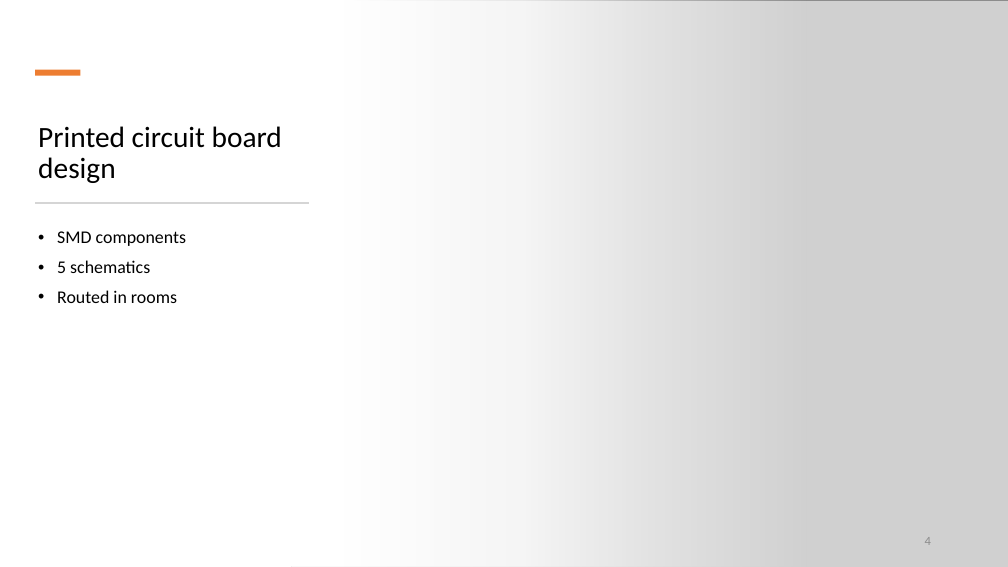
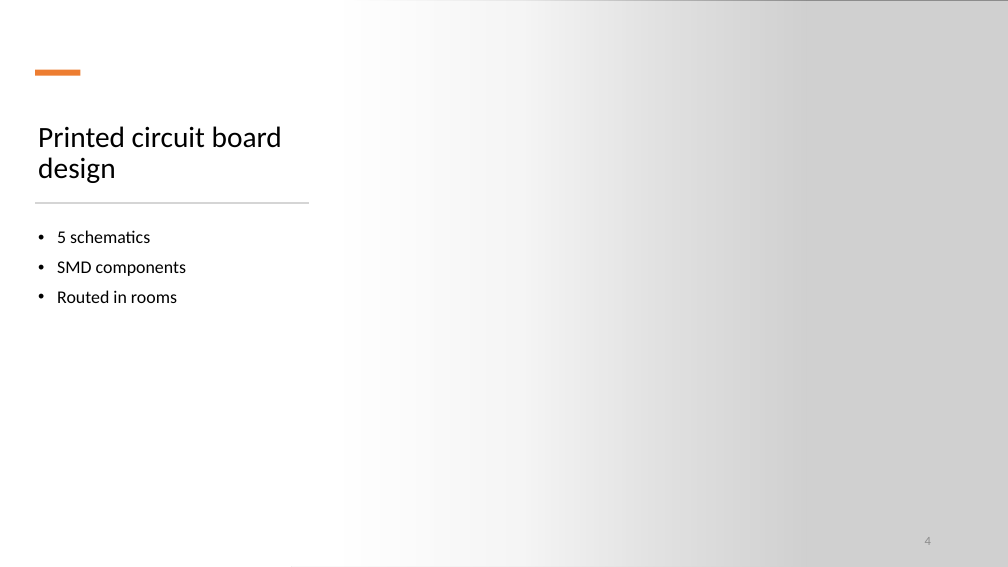
Before and after one commit to SeppeBudenaers/Soldeer_Station_Seppe_Budenaers, a slide deck: slide 4 of Media/Presentatie1.pptx. Drawn at 1008x567 pixels with LibreOffice and Linux fonts; fonts in the diff are those of the drawing; grey boxes stand for pictures. Boxes give left, top, right and bottom in pixels: in the first picture for what was removed or moved away, otherwise in the second. Text is boxed around its words. In the diff, an @@ line names an element or a change of style, - is before the commit and + after.

```diff
--- a/Media/Presentatie1.pptx
+++ b/Media/Presentatie1.pptx
@@ text at [57,230,150,243]: paragraph added @@
+• 5 schematics
@@ text at [57,260,150,273]: paragraph removed @@
-• 5 schematics
```
Also in this commit, not shown: 2 other slides changed, 1 slide added, 1 slide removed.
